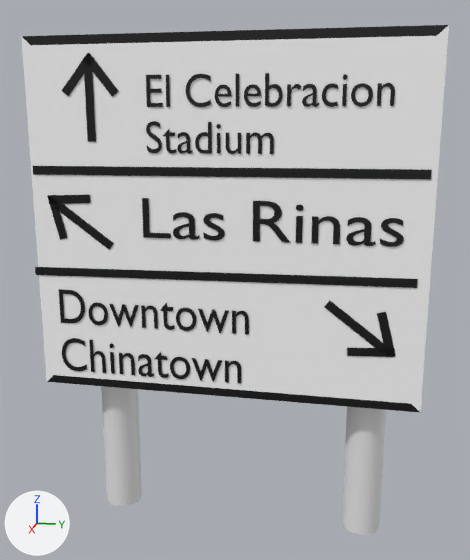
The FBX model Assets/Models/UK_junction_sign_16.fbx, before and after one commit.
Both versions are drawn from a camera (50 mm lens) standing at (62.5, 15.0, 41.5) and looking at (-1.4, 2.3, 25.5). Lighting does not change. The marker at lower left points along +X, +Y and +Z. Where no turn or scale is listed for an object, it has been applied to the vertices.
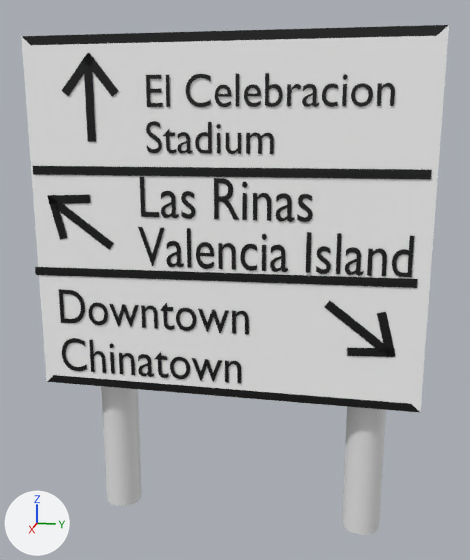
Boxes (x1, y1, x2, y2) around the edits, measured in the pictures (470 x 560 px; the box of a moved part takes in the faces that stretch with it):
'Text.001', reshaped, moved, rescaled
    before: (142, 198, 404, 247)
    after: (138, 227, 414, 277)
'Text.004', added (black)
    after: (140, 177, 313, 222)
part 1 of me_text_003, added
    after: (367, 248, 387, 276)
part 2 of me_text_003, added
    after: (345, 247, 364, 276)
part 3 of me_text_003, moved or reshaped
    before: (380, 218, 404, 247)
    after: (316, 246, 331, 274)
part 4 of me_text_003, moved or reshaped
    before: (296, 205, 304, 211)
    after: (262, 234, 267, 240)
part 5 of me_text_003, rebuilt (10% narrower)
    before: (142, 198, 171, 238)
    after: (138, 227, 164, 266)
part 6 of me_text_003, added
    after: (196, 242, 214, 269)
part 7 of me_text_003, added
    after: (392, 236, 414, 277)
part 8 of me_text_003, moved or reshaped
    before: (173, 201, 376, 246)
    after: (167, 228, 342, 274)

The change in detail:
Material 'Material.001' (mat_material_001) is new.
Its base color is (0.0, 0.0, 0.0) (black #000000).
me_text_003 is used by ob_text_001; location (2.2, -6.7, 35.9); rotation (1.571, 0.0, 1.571), in degrees (90, 0, 90); scale (6.89, 5.67, 3.0).
me_text_003 had 825 vertices, 813 faces and spanned x 0.07..3.68, y -1.01..-0.32, z 0.0.
me_text_003 now has 1116 vertices, 1096 faces and spans x 0.0..5.82, y -1.01..-0.32, z 0.0.
me_text_003 part 1: the loose piece of 57 vertices spanning x 2.46..2.84, y -1.0..-0.54, z 0.0 is copied, and the copy is moved by (2.47, 0.0, 0.0); it spans x 4.93..5.31, y -1.0..-0.54, z 0.0.
me_text_003 part 2: the loose piece of 174 vertices spanning x 2.93..3.31, y -1.01..-0.54, z 0.0 is copied, and the copy is moved by (1.54, 0.0, 0.0); it spans x 4.47..4.86, y -1.01..-0.54, z 0.0.
me_text_003 part 3: the loose piece of 134 vertices spanning x 3.37..3.68, y -1.01..-0.54, z 0.0 is moved by (0.51, 0.0, 0.0).
me_text_003 part 4: the loose piece of 48 vertices spanning x 2.24..2.35, y -0.47..-0.36, z 0.0 is moved by (0.48, 0.0, 0.0).
me_text_003 part 5: the loose piece of 6 vertices spanning x 0.07..0.48, y -1.0..-0.32, z 0.0 is rebuilt with 7 vertices and now spans x 0.0..0.6, y -1.01..-0.32, z 0.0.
me_text_003 part 6: a new loose piece of 99 vertices spanning x 1.29..1.7, y -1.01..-0.54, z 0.0, in mat_material_018 (black #000000).
me_text_003 part 7: a new loose piece of 78 vertices spanning x 5.42..5.82, y -1.0..-0.32, z 0.0, in mat_material_018 (black #000000).
me_text_003 part 8: 18 vertices moved within x 0.63..3.29, y -1.0..-0.55, z 0.0; 577 vertices removed from x 0.52..3.31, y -1.01..-0.32, z 0.0; 459 vertices added at x 0.63..4.38, y -1.01..-0.32, z 0.0.
Mesh me_text_005 is new.
It has 825 vertices, 813 faces and spans x 0.0, y 0.3..17.0, z -5.7..-1.8.
It uses material mat_material_001 (black #000000).
Object 'Text.001' (ob_text_001) moves from (2.2, -6.7, 35.9) to (2.2, -6.7, 33.1).
Object 'Text.001' (ob_text_001) is rescaled from (6.89, 5.67, 3.0) to (4.51, 5.67, 3.0).
Object 'Text.004' (ob_text_004) is new; it shows me_text_005.
Its location is (2.2, -6.7, 37.9).
